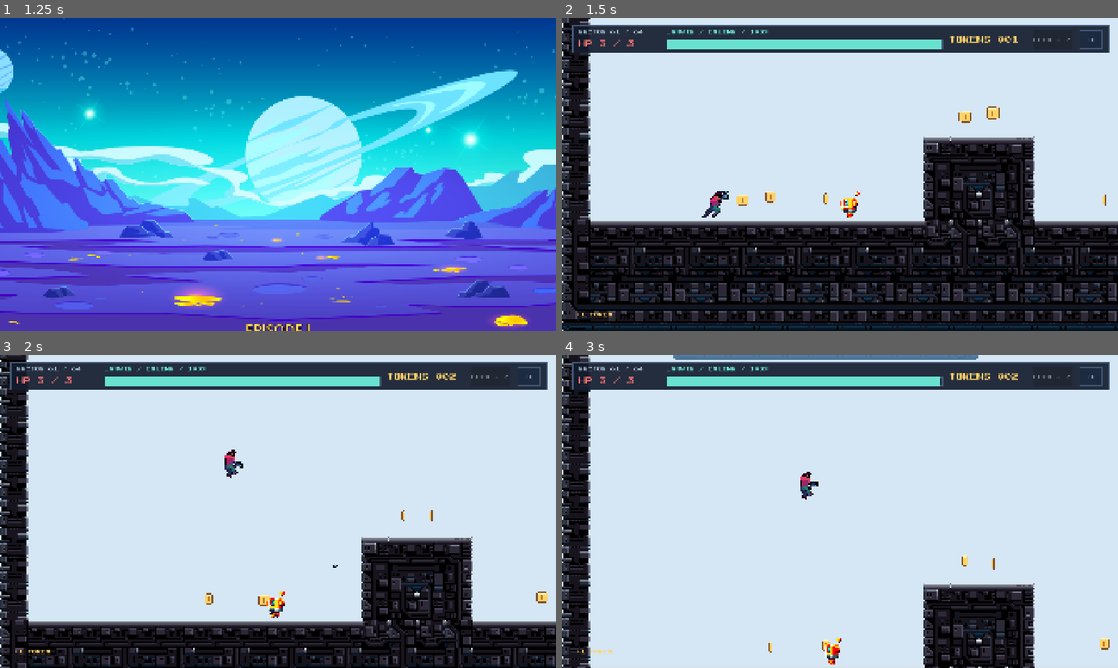
Above: before the commit, frames 1-4 (two rows, left to right).
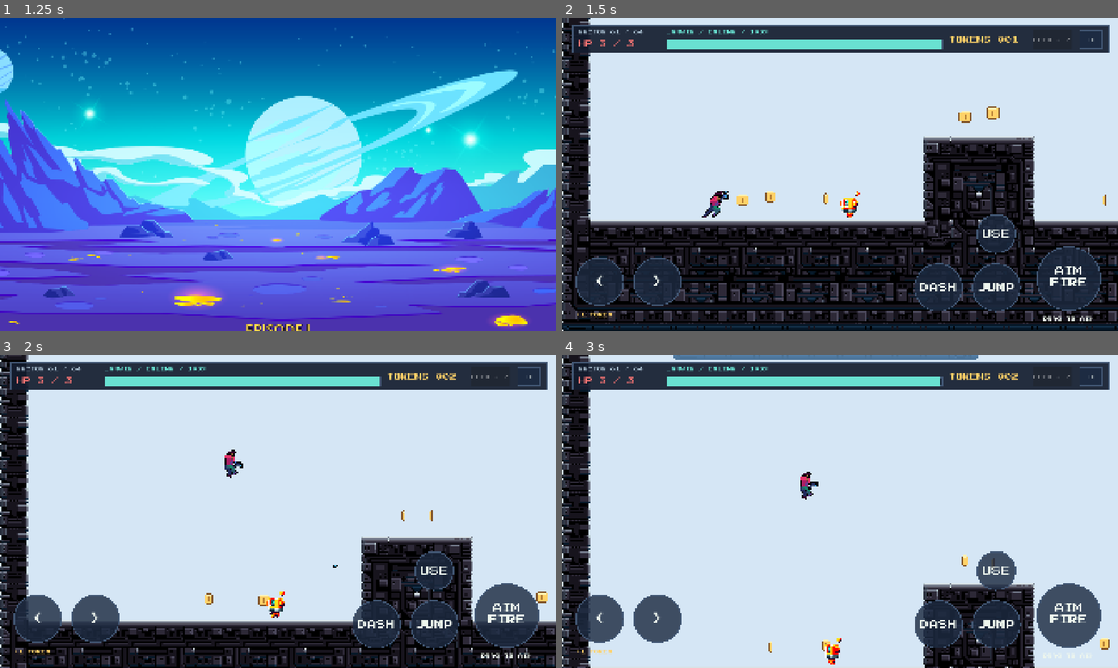
Above: after the commit, the same moments.

Repository: jross-iscteiul/gamejam2026
Game: Godot game, scene res://ui/menus/main_menu.tscn
The game is run twice, just before and just after one commit, with the same random seed, the same clock (stepped at 60 frames per second) and the same inputs. Sound files missing from this copy of the repository are replaced by a short silence.
Inputs (mouse positions are in pixels of both pictures, inside the frame that each line leads up to):
- Up to frame 1 (1.25 s): click "NEW GAME" at 0.5 s
- Up to frame 2 (1.5 s): tap Enter at 1.25 s; move the mouse to (962, 158) at 1.27 s; hold D (move_right) from 1.28 s (still down); hold E (interact) from 1.28 s (still down); tap Shift (dash) at 1.35 s; click (962, 158) at 1.42 s
- Up to frame 3 (2 s): keep holding D (move_right); keep holding E (interact); tap Space (jump) at 1.52, 1.82 s
- Up to frame 4 (3 s): release D (move_right) at 2 s; release E (interact) at 2 s; click "II" at 2 s; click "RESUME" at 2.75 s

Frame 1 is identical in both runs. In frame 2, 5.2% of the frame differs, in the area x 2-97%, y 62-97%; in frame 3, 5.9%; in frame 4, 6.2%, in the area x 2-97%, y 62-95%.

Commit message:
[game logic] add configurable mobile touch controls

Diff:
--- a/characters/player/player.gd
+++ b/characters/player/player.gd
@@ -72,6 +72,9 @@
 var _dash_cooldown_left: float = 0.0
 var _is_dead: bool = false
 var _death_tween: Tween
+var _touch_active: bool = false
+var _touch_aim := Vector2.RIGHT
+var _touch_shooting: bool = false
 
 @onready var _collision: CollisionShape2D = $CollisionShape2D
 @onready var _body: Node2D = $Body
@@ -150,8 +153,8 @@
 			facing = 1 if input_x > 0.0 else -1
 			_move_direction = facing
 		elif absf(velocity.x) <= 5.0:
-			var mouse_delta_x := get_global_mouse_position().x - global_position.x
-			if absf(mouse_delta_x) > 1.0:
+			var mouse_delta_x := _touch_aim.x if _touch_active else get_global_mouse_position().x - global_position.x
+			if absf(mouse_delta_x) > (0.05 if _touch_active else 1.0):
 				facing = 1 if mouse_delta_x > 0.0 else -1
 	_body.scale.x = facing
 
@@ -202,6 +205,14 @@
 func set_shield(active: bool) -> void:
 	shielded = active
 	_health.invulnerable = active
+
+
+## HUD adapter: avoid turning movement-pad touches into emulated mouse shots.
+func set_touch_input(active: bool, aim_direction: Vector2, shooting: bool) -> void:
+	_touch_active = active
+	if not aim_direction.is_zero_approx():
+		_touch_aim = aim_direction.normalized()
+	_touch_shooting = active and shooting
 
 
 func respawn() -> void:
@@ -265,8 +276,8 @@
 
 func _aim() -> void:
 	_gun_pivot.position = Vector2(_skin.shoulder.x * facing, _skin.shoulder.y + FEET_Y)
-	var to_mouse := get_global_mouse_position() - _gun_pivot.global_position
-	if to_mouse.length_squared() > 1.0:
+	var to_mouse := _touch_aim if _touch_active else get_global_mouse_position() - _gun_pivot.global_position
+	if _touch_active or to_mouse.length_squared() > 1.0:
 		_aim_direction = to_mouse.normalized()
 	_gun_pivot.rotation = _aim_direction.angle()
 	# Mirror instead of rotating upside down when aiming left.
@@ -275,9 +286,10 @@
 
 func _shoot(delta: float) -> void:
 	_fire_cooldown = maxf(_fire_cooldown - delta, 0.0)
-	if get_viewport().gui_get_hovered_control() != null:
-		return
-	if not Input.is_action_pressed("shoot") or _fire_cooldown > 0.0:
+	if not _touch_shooting and get_viewport().gui_get_hovered_control() != null:
+		return
+	var shooting := _touch_shooting if _touch_active else Input.is_action_pressed("shoot")
+	if not shooting or _fire_cooldown > 0.0:
 		return
 	_fire_cooldown = 1.0 / fire_rate
 
--- /dev/null
+++ b/tests/game_logic/test_touch_controls.gd
@@ -0,0 +1,152 @@
+extends Node
+## Tests actual multi-finger viewport events against the current level and player.
+
+var _failures: int = 0
+var _original_mode: int
+var _hud: CanvasLayer
+var _touch: MobileTouchControls
+var _player: Player
+
+
+func _ready() -> void:
+	_run.call_deferred()
+
+
+func _check(condition: bool, message: String) -> void:
+	print(("PASS " if condition else "FAIL ") + message)
+	if not condition:
+		_failures += 1
+
+
+func _frames(count: int = 3) -> void:
+	for i in count:
+		await get_tree().physics_frame
+	await get_tree().process_frame
+	await get_tree().process_frame
+
+
+func _finger(index: int, point: Vector2, pressed: bool, canceled: bool = false) -> void:
+	var event := InputEventScreenTouch.new()
+	event.index = index
+	event.position = point
+	event.pressed = pressed
+	event.canceled = canceled
+	get_viewport().push_input(event, true)
+
+
+func _capture(name: String) -> void:
+	if "--visual" in OS.get_cmdline_user_args() and DisplayServer.get_name() != "headless":
+		await RenderingServer.frame_post_draw
+		get_viewport().get_texture().get_image().save_png("res://.godot/" + name + ".png")
+
+
+func _run() -> void:
+	get_tree().current_scene = null
+	_original_mode = ControlSettings.get_touch_mode()
+	ControlSettings.set_touch_mode(ControlSettings.TouchMode.OFF)
+	GameState.reset_run()
+	get_tree().change_scene_to_file("res://levels/level_01/level_01.tscn")
+	await _frames(6)
+	_hud = get_tree().get_first_node_in_group("game_hud")
+	_touch = get_tree().get_first_node_in_group("touch_controls")
+	_player = get_tree().get_first_node_in_group("player")
+	_check(not _touch.visible, "Off hides controls in an existing level")
+	ControlSettings.set_touch_mode(ControlSettings.TouchMode.ON)
+	await _frames()
+	_check(_touch.visible, "On shows touch controls without reloading")
+	_check(not _player._touch_active, "showing touch controls preserves physical mouse input")
+	await _capture("touch_controls_layout")
+	ControlSettings._touch_mode = -1
+	_check(ControlSettings.get_touch_mode() == ControlSettings.TouchMode.ON, "touch preference persists to disk")
+	var start := _player.global_position
+	_finger(0, _touch.button_center(&"move_right"), true)
+	_finger(1, _touch.button_center(&"jump"), true)
+	await _frames(6)
+	_check(_player.global_position.x > start.x and _player.velocity.y < 0, "two fingers move and jump the real player together")
+	_check(not _player._touch_shooting, "movement-pad touches do not shoot")
+	_finger(2, _touch.button_center(&"aim") + Vector2(40, -40), true)
+	await _frames(3)
+	_check(_player._touch_shooting and _player._aim_direction.y < -0.5, "third finger aims upward and fires while moving")
+	_check(not get_tree().get_nodes_in_group("player_projectile").is_empty(), "touch aim creates real player projectiles")
+	var drag := InputEventScreenDrag.new()
+	drag.index = 2
+	drag.position = _touch.button_center(&"aim") + Vector2(-250, 0)
+	get_viewport().push_input(drag, true)
+	await _frames()
+	_check(_player._aim_direction.x < -0.9, "dragging outside the stick still updates aim")
+	_finger(1, Vector2.ZERO, false)
+	await _frames(1)
+	_check(Input.is_action_pressed("move_right") and not Input.is_action_pressed("jump"), "releasing jump leaves movement held")
+	_finger(2, Vector2.ZERO, false)
+	_check(not _player._touch_shooting, "releasing aim outside its pad stops shooting")
+	_finger(0, Vector2.ZERO, false)
+	await _frames(1)
+	_check(not Input.is_action_pressed("move_right"), "releasing movement outside its button stops movement")
+	_finger(3, _touch.button_center(&"dash"), true)
+	await _frames(2)
+	_check(_player._dash_time_left > 0, "touch dash reaches the existing player dash")
+	_finger(3, Vector2.ZERO, false)
+	_finger(4, _touch.button_center(&"interact"), true)
+	await _frames(1)
+	_check(Input.is_action_pressed("interact"), "Use supplies the existing door and lever action")
+	_finger(4, Vector2.ZERO, false, true)
+	await _frames(1)
+	_check(not Input.is_action_pressed("interact"), "canceled touches release their action")
+	_finger(5, _touch.button_center(&"move_left"), true)
+	_finger(6, _touch.button_center(&"move_left"), true)
+	_finger(5, Vector2.ZERO, false)
+	await _frames(1)
+	_check(Input.is_action_pressed("move_left"), "a second finger can keep the same button held")
+	_finger(6, Vector2.ZERO, false)
+	await _frames(1)
+	_check(not Input.is_action_pressed("move_left"), "the final finger releases the shared button")
+	_finger(7, _touch.button_center(&"move_right"), true)
+	_finger(8, _touch.button_center(&"aim"), true)
+	_hud.set_paused(true)
+	await _frames(1)
+	_check(not _touch.visible and not Input.is_action_pressed("move_right") and not _player._touch_shooting, "pause hides pads and clears all held inputs")
+	_hud._show_settings()
+	await _capture("touch_pause_settings")
+	var options := _hud._settings.get_child(1).get_child(1).get_child(1) as OptionButton
+	options.item_selected.emit(ControlSettings.TouchMode.OFF)
+	_hud.set_paused(false)
+	_check(not _touch.visible, "the paused settings menu can disable touch controls")
+	ControlSettings.set_touch_mode(ControlSettings.TouchMode.ON)
+	_finger(9, _touch.button_center(&"jump"), true)
+	Input.action_press("shoot") # Emulated mouse hold from a touchscreen's first finger.
+	ControlSettings.set_touch_mode(ControlSettings.TouchMode.OFF)
+	await _frames(1)
+	_check(not Input.is_action_pressed("jump"), "disabling controls releases a held jump")
+	_check(not Input.is_action_pressed("shoot"), "disabling controls clears residual emulated mouse firing")
+	ControlSettings.set_touch_mode(ControlSettings.TouchMode.ON)
+	_finger(10, _touch.button_center(&"move_right"), true)
+	_touch.get_window().focus_exited.emit()
+	await _frames(1)
+	_check(not Input.is_action_pressed("move_right"), "losing window focus releases touch movement")
+	_finger(11, _touch.button_center(&"aim"), true)
+	GameState.player_died.emit()
+	_check(not _player._touch_shooting, "death stops touch firing")
+	var mouse := InputEventMouseMotion.new()
+	mouse.device = InputEvent.DEVICE_ID_MOUSE
+	get_viewport().push_input(mouse, true)
+	_check(not _player._touch_active, "moving a physical mouse restores mouse aiming")
+	_finger(12, _touch.button_center(&"move_left"), true)
+	get_tree().change_scene_to_file("res://levels/level_02/level_02.tscn")
+	await _frames(5)
+	_check(not Input.is_action_pressed("move_left"), "level transitions clear held touch actions")
+	_check(get_tree().get_nodes_in_group("touch_controls").size() == 1, "the next level creates one touch overlay")
+	ControlSettings.set_touch_mode(ControlSettings.TouchMode.AUTO)
+	_check(ControlSettings.touch_enabled() == (DisplayServer.is_touchscreen_available() or OS.has_feature("mobile")), "Auto follows touch-device detection")
+	ControlSettings.set_touch_mode(_original_mode)
+	GameState.gameplay_active = false
+	if "--visual" in OS.get_cmdline_user_args():
+		get_tree().change_scene_to_file("res://ui/menus/main_menu.tscn")
+		await _frames()
+		var menu := get_tree().current_scene
+		menu._show_page(menu._settings, false)
+		await _frames()
+		await _capture("touch_main_settings")
+	get_tree().current_scene.queue_free()
+	await _frames(6)
+	print("TOUCH CONTROLS: %d failure(s)" % _failures)
+	get_tree().quit(1 if _failures else 0)
--- /dev/null
+++ b/tests/game_logic/test_touch_controls.tscn
@@ -0,0 +1,6 @@
+[gd_scene format=3]
+
+[ext_resource type="Script" path="res://tests/game_logic/test_touch_controls.gd" id="1"]
+
+[node name="TouchControlsTests" type="Node"]
+script = ExtResource("1")
--- a/ui/hud/hud.gd
+++ b/ui/hud/hud.gd
@@ -18,6 +18,7 @@
 var _speech_time: float = 0.0
 var _notice_time: float = 0.0
 var _click: AudioStream
+var _touch_controls: MobileTouchControls
 
 
 func _ready() -> void:
@@ -31,6 +32,8 @@
 	_root.theme = GameUI.theme()
 	add_child(_root)
 	_build_hud()
+	_touch_controls = MobileTouchControls.new()
+	_root.add_child(_touch_controls)
 	_build_pause()
 	GameState.tokens_changed.connect(_update_tokens)
 	GameState.trust_changed.connect(_update_trust)
@@ -154,6 +157,7 @@
 	column.add_child(_pause_actions)
 	_settings = VBoxContainer.new()
 	_settings.add_child(AudioSettings.new())
+	_settings.add_child(ControlSettings.new())
 	_settings.add_child(GameUI.button("BACK", _hide_settings))
 	column.add_child(_settings)
 	_settings.hide()
@@ -226,6 +230,7 @@
 
 
 func set_paused(active: bool) -> void:
+	_touch_controls.set_gameplay_paused(active)
 	get_tree().paused = active
 	_overlay.visible = active
 	_hide_settings()
--- /dev/null
+++ b/ui/hud/touch_controls.gd
@@ -0,0 +1,183 @@
+class_name MobileTouchControls
+extends Control
+## One finger per control; the right stick aims and fires while other fingers move/jump.
+## Reuses the agreed InputMap actions and a small Player aim/fire adapter.
+
+const BUTTONS := [&"move_left", &"move_right", &"jump", &"dash", &"interact"]
+const LABELS := {&"move_left": "<", &"move_right": ">", &"jump": "JUMP", &"dash": "DASH", &"interact": "USE"}
+var _fingers: Dictionary = {}
+var _held: Dictionary = {}
+var _aim_finger: int = -1
+var _aim_direction := Vector2.RIGHT
+var _stick_offset := Vector2.ZERO
+var _paused: bool = false
+var _using_touch: bool = false
+var _player: Player
+var _font: Font
+
+
+func _ready() -> void:
+	process_mode = Node.PROCESS_MODE_PAUSABLE
+	mouse_filter = Control.MOUSE_FILTER_IGNORE
+	set_anchors_and_offsets_preset(Control.PRESET_FULL_RECT)
+	add_to_group("touch_controls")
+	_player = get_tree().get_first_node_in_group("player") as Player
+	_font = GameUI.theme().default_font
+	get_window().focus_exited.connect(release_all)
+	GameState.player_died.connect(release_all)
+	resized.connect(queue_redraw)
+	apply_preferences()
+
+
+func apply_preferences() -> void:
+	release_all()
+	visible = ControlSettings.touch_enabled() and not _paused
+	if not ControlSettings.touch_enabled():
+		_using_touch = false
+	_sync_player()
+	queue_redraw()
+
+
+func set_gameplay_paused(active: bool) -> void:
+	_paused = active
+	apply_preferences()
+
+
+func button_center(action: StringName) -> Vector2:
+	match action:
+		&"move_left": return Vector2(130, size.y - 170)
+		&"move_right": return Vector2(330, size.y - 170)
+		&"jump": return Vector2(size.x - 420, size.y - 150)
+		&"dash": return Vector2(size.x - 620, size.y - 150)
+		&"interact": return Vector2(size.x - 420, size.y - 335)
+	return Vector2(size.x - 170, size.y - 180)
+
+
+func _radius(action: StringName) -> float:
+	return 66.0 if action == &"interact" else 82.0
+
+
+func _input(event: InputEvent) -> void:
+	if not visible or _paused:
+		return
+	if event is InputEventMouseMotion and event.device != InputEvent.DEVICE_ID_EMULATION and _fingers.is_empty():
+		_using_touch = false
+		_sync_player()
+	if event is InputEventScreenTouch:
+		if event.canceled or not event.pressed:
+			if _fingers.has(event.index):
+				_release_finger(event.index)
+				get_viewport().set_input_as_handled()
+		elif not _fingers.has(event.index):
+			var point: Vector2 = get_global_transform().affine_inverse() * event.position
+			for action: StringName in BUTTONS:
+				if point.distance_to(button_center(action)) <= _radius(action):
+					_using_touch = true
+					if _aim_finger < 0 and action in [&"move_left", &"move_right"]:
+						_aim_direction = Vector2.LEFT if action == &"move_left" else Vector2.RIGHT
+					_sync_player()
+					_fingers[event.index] = action
+					_held[action] = int(_held.get(action, 0)) + 1
+					if _held[action] == 1:
+						_send_action(action, true)
+					get_viewport().set_input_as_handled()
+					queue_redraw()
+					return
+			if _aim_finger < 0 and point.distance_to(button_center(&"aim")) <= 110:
+				_using_touch = true
+				_fingers[event.index] = &"aim"
+				_aim_finger = event.index
+				_update_aim(point)
+				get_viewport().set_input_as_handled()
+	elif event is InputEventScreenDrag and _fingers.has(event.index):
+		if event.index == _aim_finger:
+			_update_aim(get_global_transform().affine_inverse() * event.position)
+		get_viewport().set_input_as_handled()
+
+
+func _send_action(action: StringName, pressed: bool) -> void:
+	var event := InputEventAction.new()
+	event.action = action
+	event.pressed = pressed
+	Input.parse_input_event(event)
+
+
+func _update_aim(point: Vector2) -> void:
+	var offset := point - button_center(&"aim")
+	_stick_offset = offset.limit_length(58)
+	if offset.length() >= 12:
+		_aim_direction = offset.normalized()
+	elif is_instance_valid(_player):
+		_aim_direction = Vector2(_player.facing, 0)
+	_sync_player()
+	queue_redraw()
+
+
+func _release_finger(index: int) -> void:
+	var action: StringName = _fingers[index]
+	_fingers.erase(index)
+	if action == &"aim":
+		_aim_finger = -1
+		_stick_offset = Vector2.ZERO
+		_sync_player()
+	else:
+		_held[action] = int(_held[action]) - 1
+		if _held[action] <= 0:
+			_held.erase(action)
+			_send_action(action, false)
+	queue_redraw()
+
+
+func release_all() -> void:
+	for action: StringName in _held.keys():
+		_send_action(action, false)
+	if _using_touch and not _fingers.is_empty():
+		# Mobile browsers may still consider the first touch an emulated left click.
+		_send_action(&"shoot", false)
+	_fingers.clear()
+	_held.clear()
+	_aim_finger = -1
+	_stick_offset = Vector2.ZERO
+	_sync_player()
+	queue_redraw()
+
+
+func _sync_player() -> void:
+	if is_instance_valid(_player):
+		_player.set_touch_input(visible and not _paused and _using_touch, _aim_direction, _aim_finger >= 0)
+
+
+func _exit_tree() -> void:
+	release_all()
+	if is_instance_valid(_player):
+		_player.set_touch_input(false, Vector2.ZERO, false)
+
+
+func _draw() -> void:
+	if not _font:
+		return
+	for action: StringName in BUTTONS:
+		var center := button_center(action)
+		var active := _held.has(action)
+		_draw_pad(center, _radius(action), active)
+		var label_size := 40 if action in [&"move_left", &"move_right"] else 32
+		_text(LABELS[action], center + Vector2(0, label_size / 2.0), label_size)
+	var aim := button_center(&"aim")
+	_draw_pad(aim, 110, _aim_finger >= 0)
+	if _aim_finger >= 0:
+		draw_line(aim, aim + _stick_offset, GameUI.CYAN, 5)
+		draw_circle(aim + _stick_offset, 24, GameUI.CYAN)
+	else:
+		_text("AIM", aim + Vector2(0, -10), 32)
+		_text("FIRE", aim + Vector2(0, 30), 32)
+	_text("DRAG TO AIM", aim + Vector2(0, 145), 16)
+
+
+func _draw_pad(center: Vector2, radius: float, active: bool) -> void:
+	draw_circle(center, radius, Color(GameUI.PANEL, 0.82))
+	draw_arc(center, radius, 0, TAU, 48, GameUI.CYAN if active else GameUI.EDGE, 4)
+
+
+func _text(text: String, baseline: Vector2, font_size: int) -> void:
+	var width := _font.get_string_size(text, HORIZONTAL_ALIGNMENT_LEFT, -1, font_size).x
+	draw_string(_font, baseline - Vector2(width / 2, 0), text, HORIZONTAL_ALIGNMENT_LEFT, -1, font_size, GameUI.TEXT)
--- /dev/null
+++ b/ui/menus/control_settings.gd
@@ -0,0 +1,55 @@
+class_name ControlSettings
+extends VBoxContainer
+## Shared, saved preference; loaded lazily for both direct level runs and the main menu.
+
+enum TouchMode { AUTO, ON, OFF }
+const SETTINGS_PATH := "user://control_settings.cfg"
+static var _touch_mode: int = -1
+
+
+static func get_touch_mode() -> int:
+	if _touch_mode < 0:
+		var config := ConfigFile.new()
+		config.load(SETTINGS_PATH)
+		_touch_mode = clampi(int(config.get_value("controls", "touch_mode", TouchMode.AUTO)), TouchMode.AUTO, TouchMode.OFF)
+	return _touch_mode
+
+
+static func touch_enabled() -> bool:
+	match get_touch_mode():
+		TouchMode.ON:
+			return true
+		TouchMode.OFF:
+			return false
+	return DisplayServer.is_touchscreen_available() or OS.has_feature("mobile")
+
+
+static func set_touch_mode(mode: int) -> void:
+	_touch_mode = clampi(mode, TouchMode.AUTO, TouchMode.OFF)
+	var config := ConfigFile.new()
+	config.set_value("controls", "touch_mode", _touch_mode)
+	var error := config.save(SETTINGS_PATH)
+	if error != OK:
+		push_warning("Could not save touch controls: %s" % error_string(error))
+	var tree := Engine.get_main_loop() as SceneTree
+	if tree:
+		tree.call_group("touch_controls", "apply_preferences")
+
+
+func _ready() -> void:
+	add_child(GameUI.label("CONTROLS", 24, GameUI.GOLD))
+	var row := HBoxContainer.new()
+	var caption := GameUI.label("TOUCH CONTROLS")
+	caption.size_flags_horizontal = Control.SIZE_EXPAND_FILL
+	row.add_child(caption)
+	var choice := OptionButton.new()
+	choice.custom_minimum_size = Vector2(192, 64)
+	choice.get_popup().add_theme_font_size_override("font_size", 24)
+	choice.get_popup().add_theme_constant_override("v_separation", 96)
+	for option: String in ["AUTO", "ON", "OFF"]:
+		choice.add_item(option)
+	choice.select(get_touch_mode())
+	choice.item_selected.connect(set_touch_mode)
+	row.add_child(choice)
+	add_child(row)
+	add_child(GameUI.label("Auto detects touch devices.\nPlay in landscape for more room.", 16, GameUI.MUTED))
--- a/ui/menus/main_menu.gd
+++ b/ui/menus/main_menu.gd
@@ -43,6 +43,7 @@
 		_home.add_child(GameUI.button("QUIT", func() -> void: get_tree().quit()))
 	_settings = VBoxContainer.new()
 	_settings.add_child(AudioSettings.new())
+	_settings.add_child(ControlSettings.new())
 	_settings.add_child(GameUI.button("BACK", func() -> void: _show_page(_home)))
 	content.add_child(_settings)
 	_chapters = VBoxContainer.new()
Not shown, added: tests/game_logic/test_touch_controls.gd.uid
Not shown, added: ui/hud/touch_controls.gd.uid
Not shown, added: ui/menus/control_settings.gd.uid
Not shown, changed: .github/workflows/deploy.yml
Not shown, changed: docs/github-pages.md
